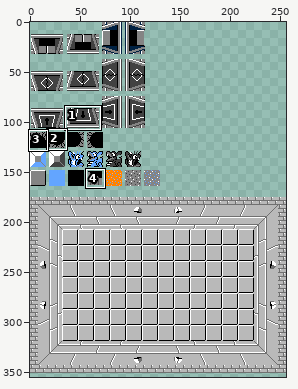
One commit to this sprite sheet: Assets/Images/dungeon.png. Above: a wide view before the commit, with the close-up outlined.
Close-up. Old version:
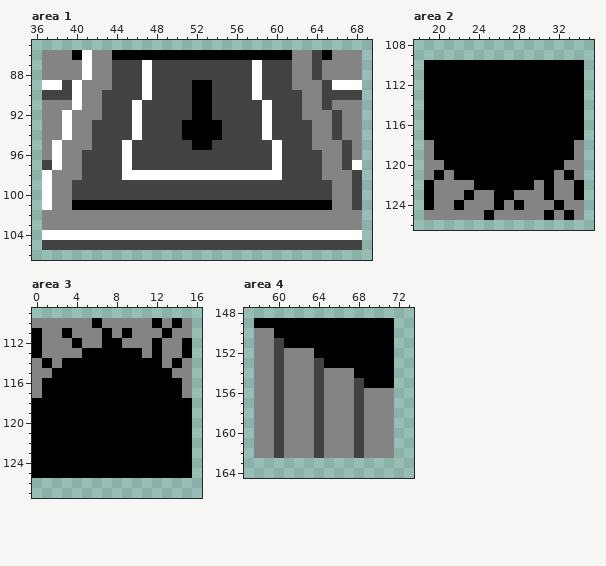
The file is 256x367 pixels. Colours within 5 levels of each other are drawn and written as one. Shown: area 1: x 36..69, y 85..106; area 2: x 18..35, y 108..126; area 3: x 0..16, y 109..127; area 4: x 57..73, y 148..164. The wide view leaves out empty margins. The commit also changed other parts of the picture, which this record leaves out.
Now the later version:
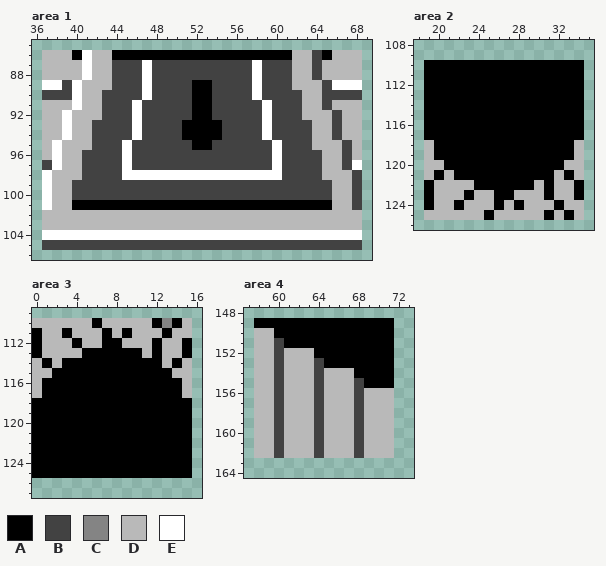
Palette (. is transparent): A #000000  B #424242  C #848484  D #b9b9b9  E #ffffff
The edit:
Changed rows in their new state; - is an unchanged pixel.
Area 1:
first column x 37:
 86 DDD--DD------------------DD--DDD
 87 DDDD-DD------------------DD-DDDD
 88 DDDD-DD------------------DD-DDDD
 89 ----DDD------------------DDD----
 90 ----DD--------------------DD----
 91 DDD-DD--------------------DD-DDD
 92 DD-DDD--------------------DDD-DD
 93 DD-DD----------------------DD-DD
 94 DD-DD----------------------DD-DD
 95 D-DDD----------------------DDD-D
 96 D-DD------------------------DD-D
 97 --DD------------------------DD--
 98 -DDD------------------------DDD-
 99 -DD--------------------------DD-
100 -DD--------------------------DD-
101 -DD--------------------------DD-
102 DDDDDDDDDDDDDDDDDDDDDDDDDDDDDDDD
103 DDDDDDDDDDDDDDDDDDDDDDDDDDDDDDDD
Area 2:
first column x 19:
118 D--------------D
119 D--------------D
120 DD------------DD
121 D-D----------D-D
122 -DDDD------D-DD-
123 -DDD-DD--DDD-DD-
124 -DD-DDD-D-DDD-DD
125 DDDDDD-DDDDD-D-D
Area 3:
first column x 0:
110 DDDDDD-DDDDD---D
111 -DD-DDD-D-DDD-DD
112 -DDD-DD--DDD-DD-
113 -DDDD------D-DD-
114 D-D----------D-D
115 DD------------DD
116 D--------------D
117 D--------------D
Area 4:
first column x 58:
150 DD------------
151 DD------------
152 DD-DDD--------
153 DD-DDD--------
154 DD-DDD-DDD----
155 DD-DDD-DDD----
156 DD-DDD-DDD-DDD
157 DD-DDD-DDD-DDD
158 DD-DDD-DDD-DDD
159 DD-DDD-DDD-DDD
160 DD-DDD-DDD-DDD
161 DD-DDD-DDD-DDD
162 DD-DDD-DDD-DDD
